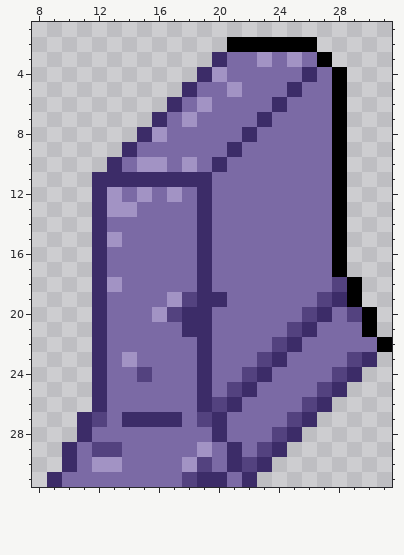
Pixel-art sprite: textures/obstacle_sprites/concrete_divider.png. Above, as it was before the edit.
The file is 32x32 pixels. Shown: x 8..31, y 1..31.
And afterwards:
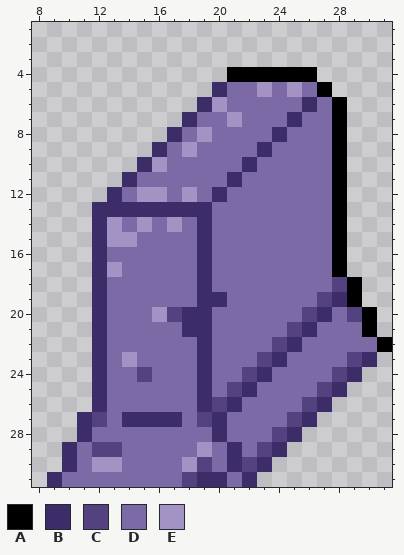
Palette (. is transparent): A #000000  B #3c2c68  C #53427f  D #7b6aa5  E #a293c4
The edit:
y 2: x 21..26 AAAAAA -> ......
y 3: x 20..27 BDDEDEDA -> ........
y 4: x 19..28 BEDDDDDBDA -> ..AAAAAA..
y 5: x 18..21 BDDE -> ..BD; x 23 D -> E; x 25 B -> E; x 27..28 DA -> A.
y 6: x 17..20 BDED -> ..BE; x 24 B -> D; x 26 D -> B
y 7: x 16..18 BDE -> ..B; x 21 D -> E; x 23 B -> D; x 25 D -> B
y 8: x 15..17 BED -> ..B; x 19 D -> E; x 22 B -> D; x 24 D -> B
y 9: x 14..16 BDD -> ..B; x 18 D -> E; x 21 B -> D; x 23 D -> B
y 10: x 13..15 BDE -> ..B; x 18 E -> D; x 20 B -> D; x 22 D -> B
y 11: x 12..13 BB -> ..; x 15..19 BBBBB -> DDDDD; x 21 D -> B
y 12: x 12..13 BE -> .B; x 16..20 DEDBD -> EDEDB
y 13: x 13..18 EEDDDD -> BBBBBB
y 14: x 13 D -> E; x 15 D -> E; x 17 D -> E
y 15: x 14 D -> E
y 17: x 13 D -> E
y 18: x 13 E -> D
y 19: x 17..18 EC -> DD
Where, in picture pixels (left, top, right, bottom), the same in both pictures:
changed: (92, 37, 347, 292)
changed: (167, 292, 197, 307)
